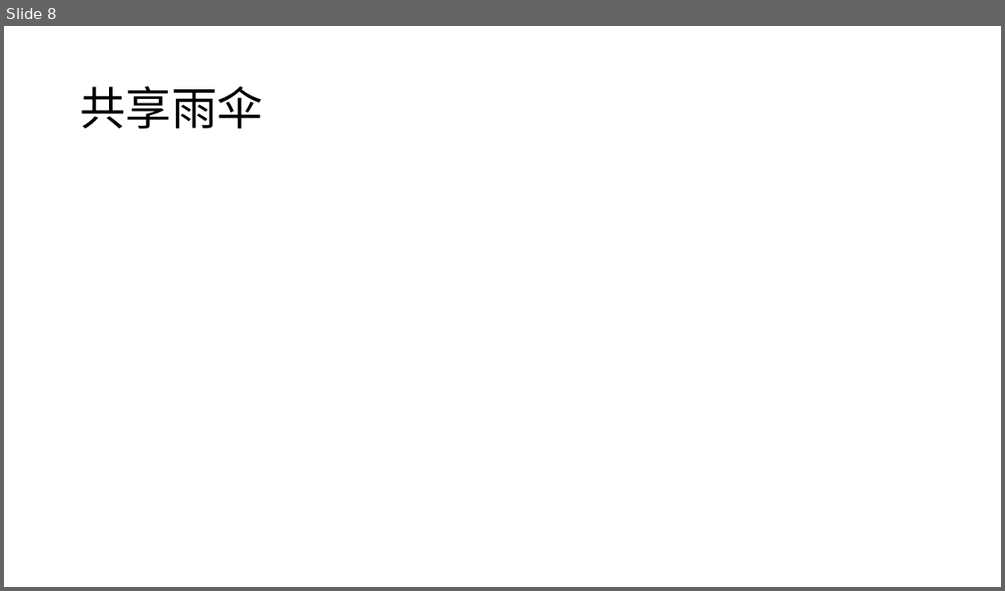
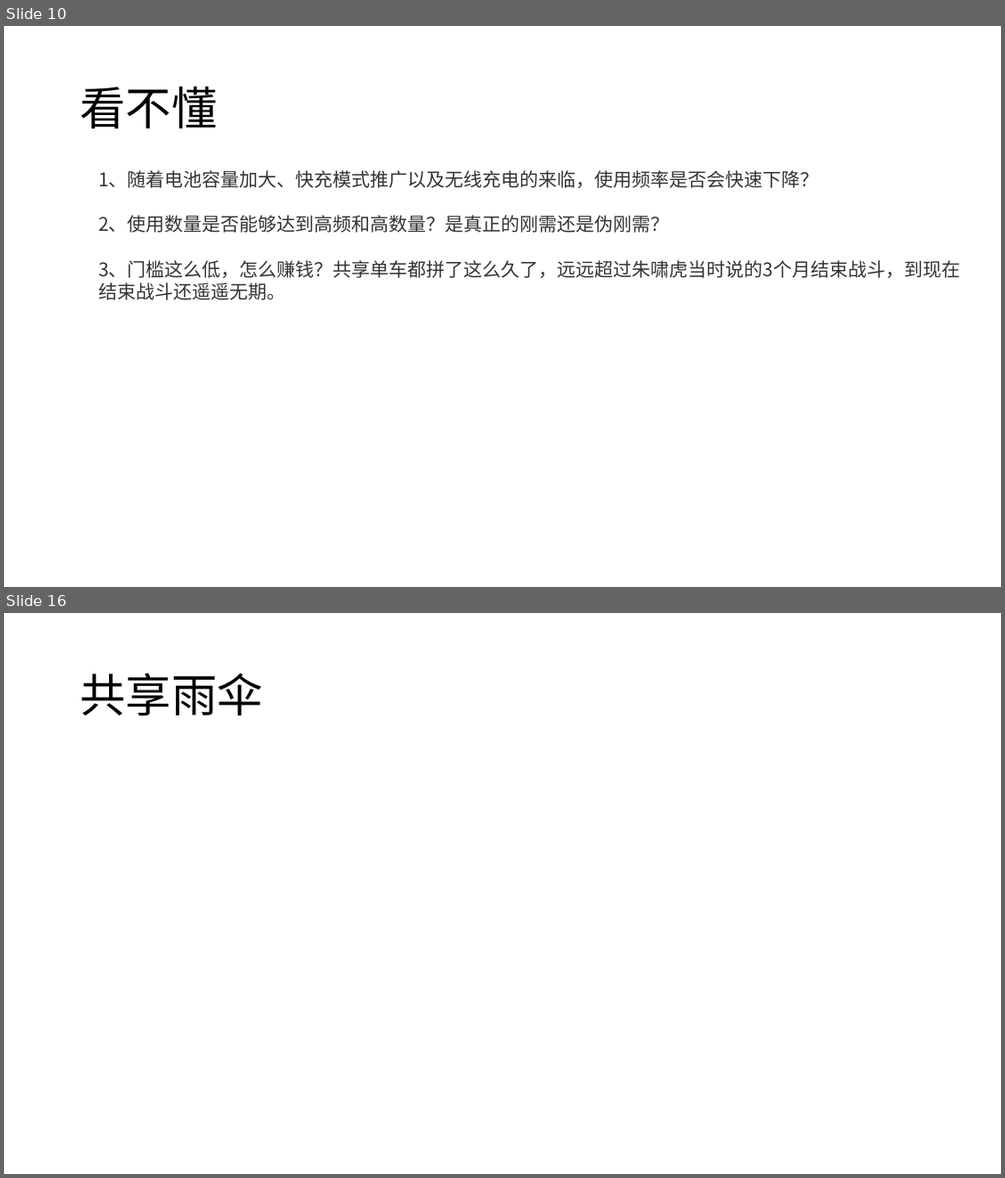
Before and after one commit to FredJiangFei/MyDocuments, a slide deck: 共享项目.pptx. Shown one above the other, each under a label of ours: slide 8 before the commit, slides 10 and 16 after it; the slides between them are not shown. The pictures are 1005x591 and 1005x1178 pixels, drawn with LibreOffice and Linux fonts; fonts in the diff are those of the drawing. Boxes give left, top, right and bottom in pixels: in the first picture for what was removed or moved away, otherwise in the second. Text is boxed around its words. In the diff, an @@ line names an element or a change of style, - is before the commit and + after.

```diff
--- a/共享项目.pptx
+++ b/共享项目.pptx
@@ slide 10 added at [4, 26, 1001, 587], background #FFFFFF @@
@@ title added at [80, 87, 217, 129], 44 pt, text #000000 @@
+看不懂
@@ text added at [98, 170, 960, 300], 18 pt, text #333333 @@
+1、随着电池容量加大、快充模式推广以及无线充电的来临，使用频率是否会快速下降？
+2、使用数量是否能够达到高频和高数量？是真正的刚需还是伪刚需？
+3、门槛这么低，怎么赚钱？共享单车都拼了这么久了，远远超过朱啸虎当时说的3个月结束战斗，到现在结束战斗还遥遥无期。
@@ what was slide 8 is now slide 16 @@
```
Also in this commit, not shown: 5 slides changed, 12 other slides added, 3 slides removed.
